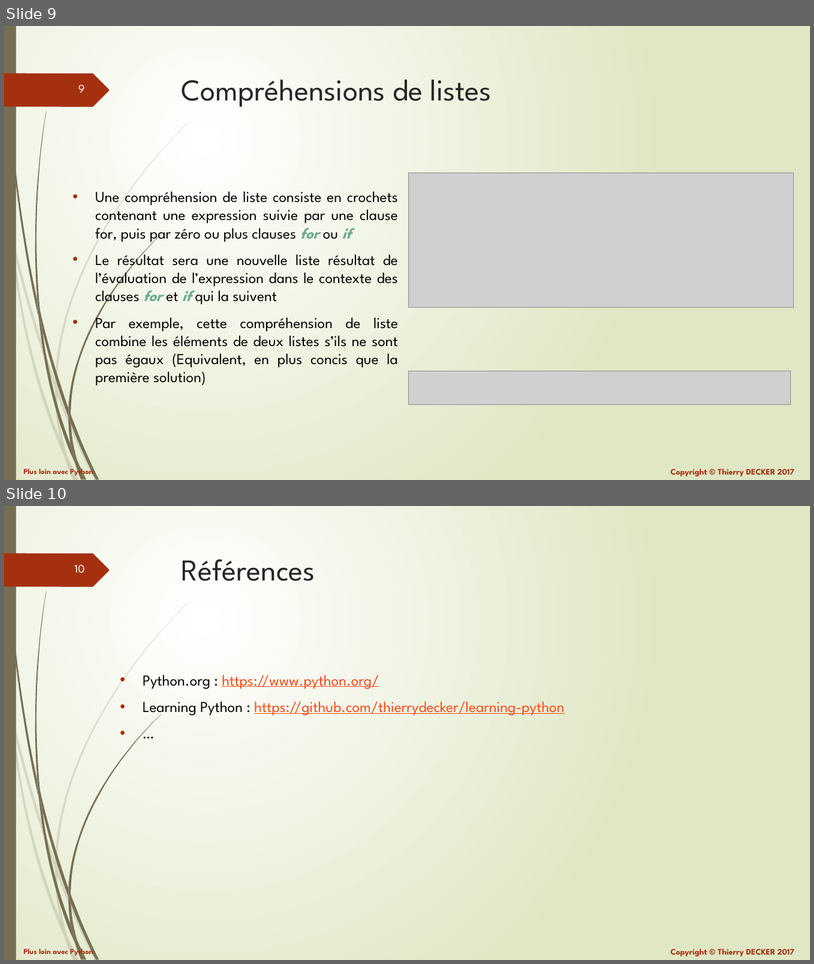
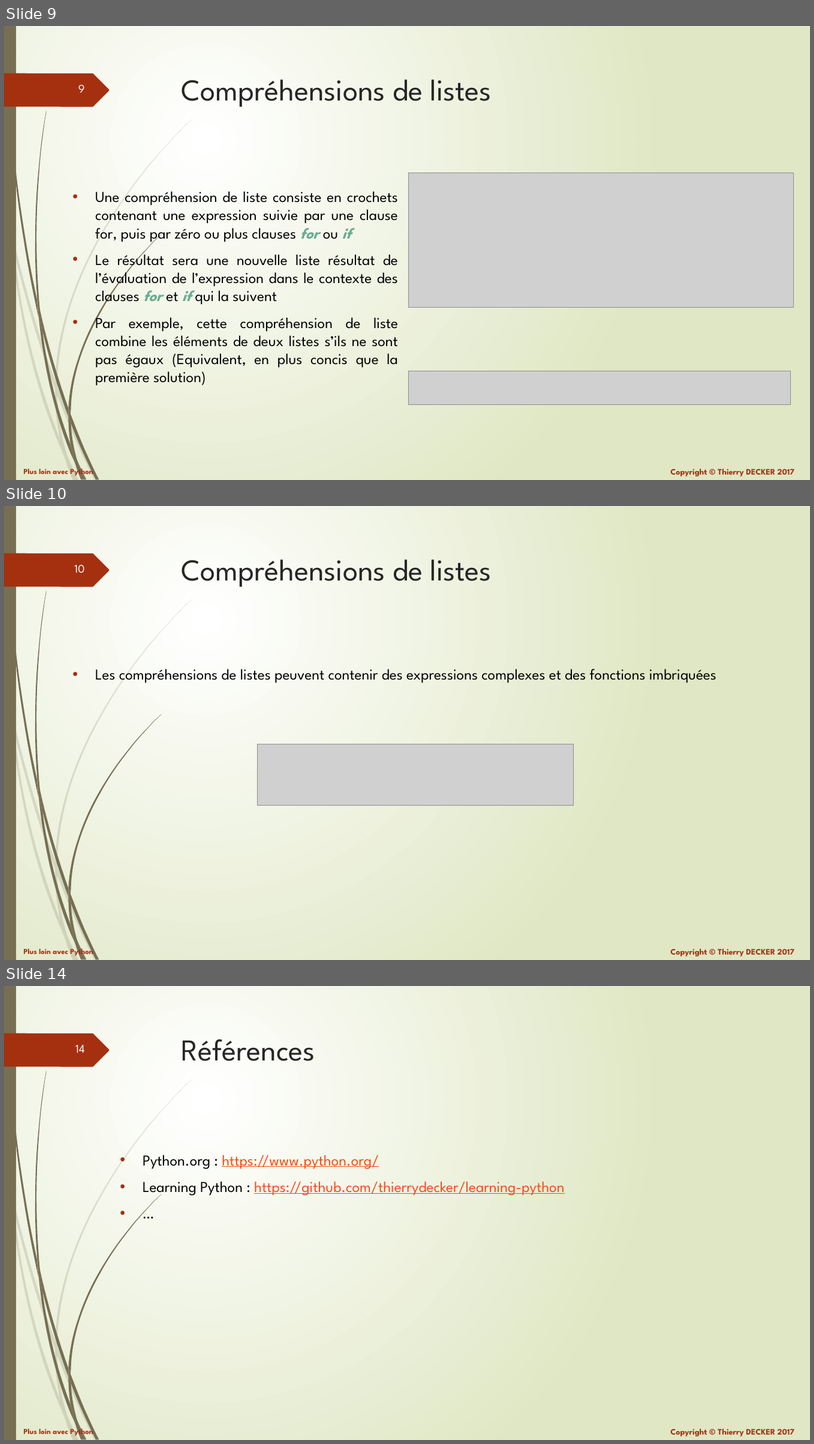
Before and after one commit to VikmanTheRacoon/learning-python, a slide deck: documentations/python-102.pptx. Shown one above the other, each under a label of ours: slides 9 and 10 before the commit, slides 9, 10 and 14 after it; the slides between them are not shown. The pictures are 814x964 and 814x1444 pixels, drawn with LibreOffice and Linux fonts; fonts in the diff are those of the drawing; grey boxes stand for pictures. Boxes give left, top, right and bottom in pixels: in the first picture for what was removed or moved away, otherwise in the second. Text is boxed around its words. In the diff, an @@ line names an element or a change of style, - is before the commit and + after.

```diff
--- a/documentations/python-102.pptx
+++ b/documentations/python-102.pptx
@@ slide 10 added at [4,506,810,960], background gradient #FFFFFF to #DFE8C4; not listed: 27 template elements that a slide beside it also shows @@
@@ title added at [182,559,492,587], 36 pt, text #262626 @@
+Compréhensions de listes
@@ text added at [95,669,717,683], 18 pt, text #000000 @@
+• Les compréhensions de listes peuvent contenir des expressions complexes et des fonctions imbriquées
@@ picture added at [257,744,574,805] @@
@@ what was slide 10 is now slide 14 @@
@@ page number at [75,1045,85,1053]: text changed @@
-10
+14
```
Also in this commit, not shown: 3 other slides added, 1 other file.
